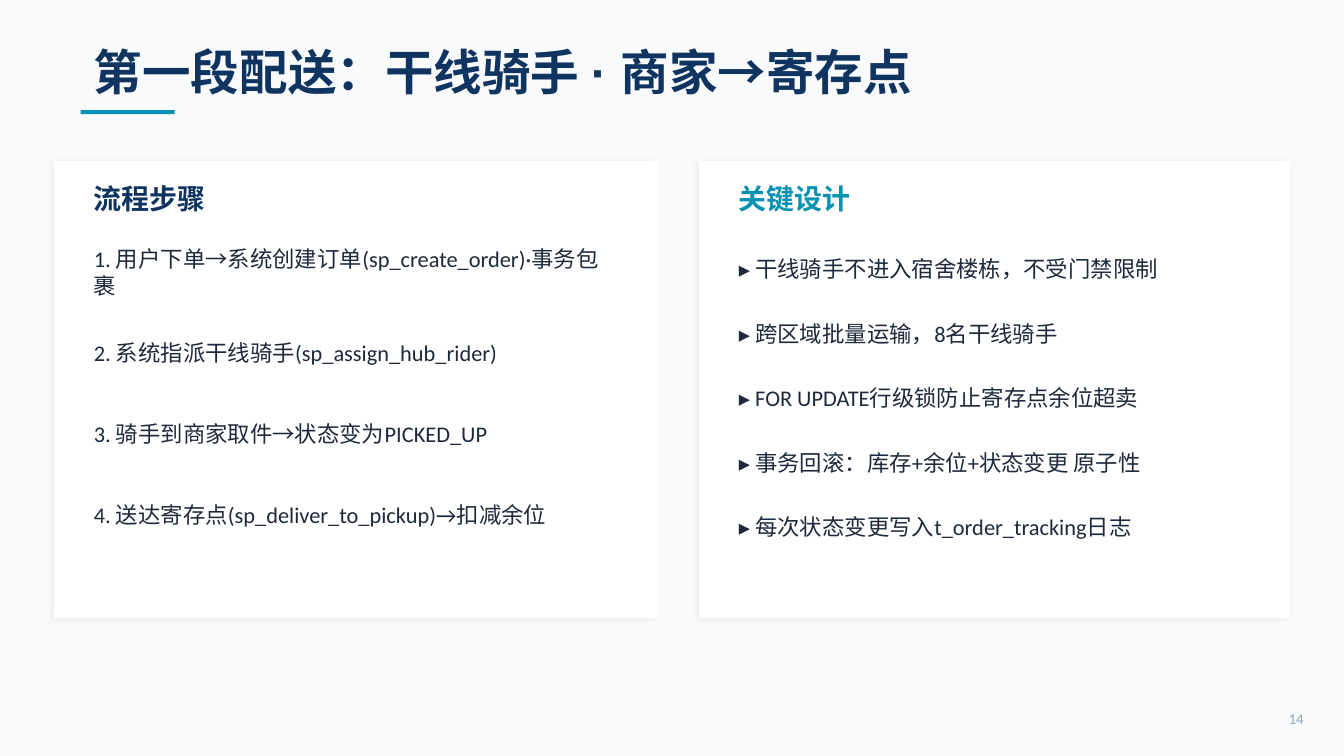
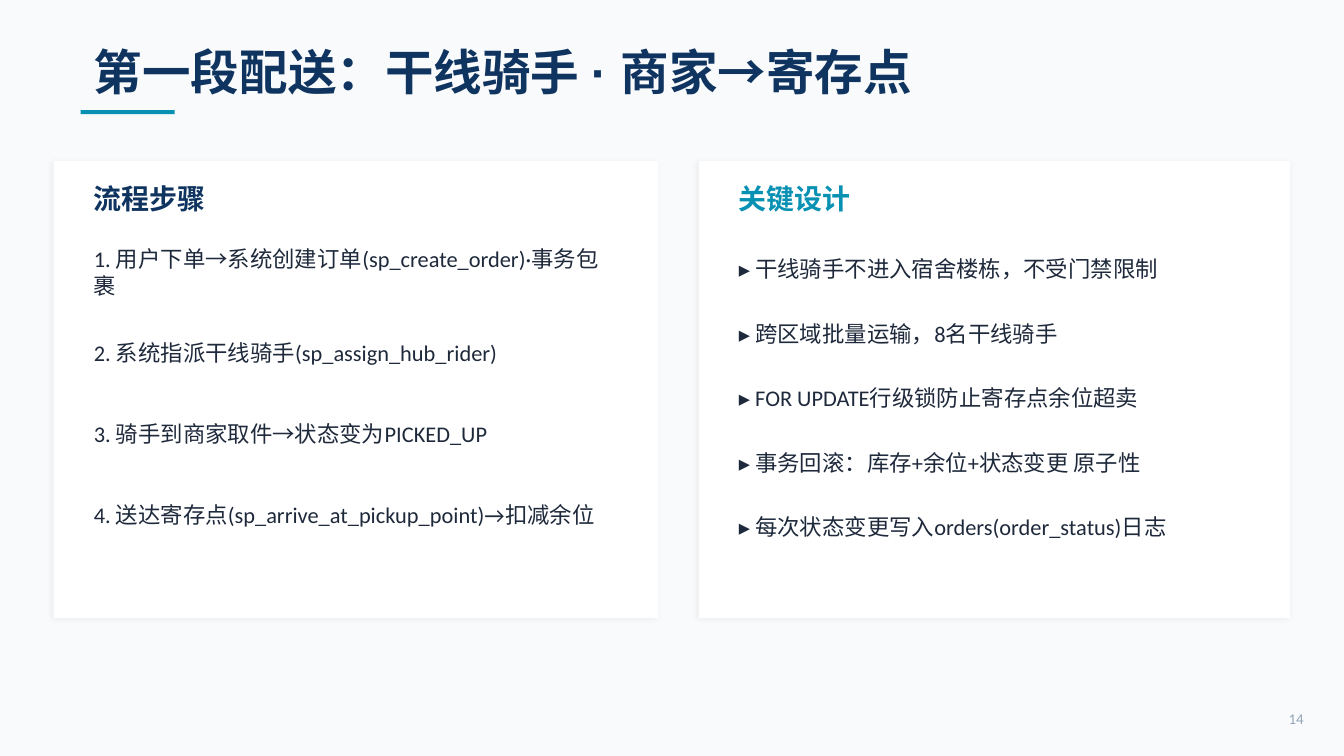
Before and after one commit to sou1maker/database, a slide deck: slide 14 of 校园外卖两段式配送系统_答辩汇报.pptx. Drawn at 1344x756 pixels with LibreOffice and Linux fonts; fonts in the diff are those of the drawing. Boxes give left, top, right and bottom in pixels: in the first picture for what was removed or moved away, otherwise in the second. Text is boxed around its words. In the diff, an @@ line names an element or a change of style, - is before the commit and + after.

```diff
--- a/校园外卖两段式配送系统_答辩汇报.pptx
+++ b/校园外卖两段式配送系统_答辩汇报.pptx
@@ text at (94, 504, 595, 527): text changed @@
-4. 送达寄存点(sp_deliver_to_pickup)→扣减余位
+4. 送达寄存点(sp_arrive_at_pickup_point)→扣减余位
@@ text at (755, 516, 1166, 538): text changed @@
-▸ 每次状态变更写入t_order_tracking日志
+▸ 每次状态变更写入orders(order_status)日志
```
Also in this commit, not shown: 12 other slides changed, 8 other files.
